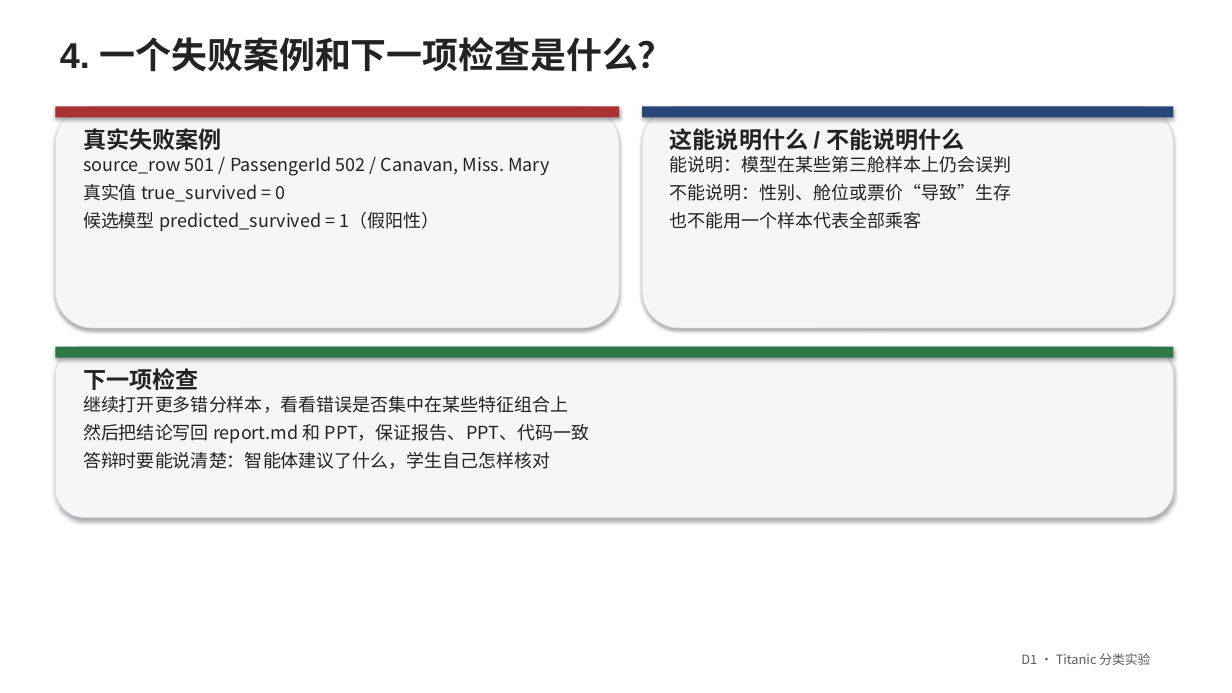
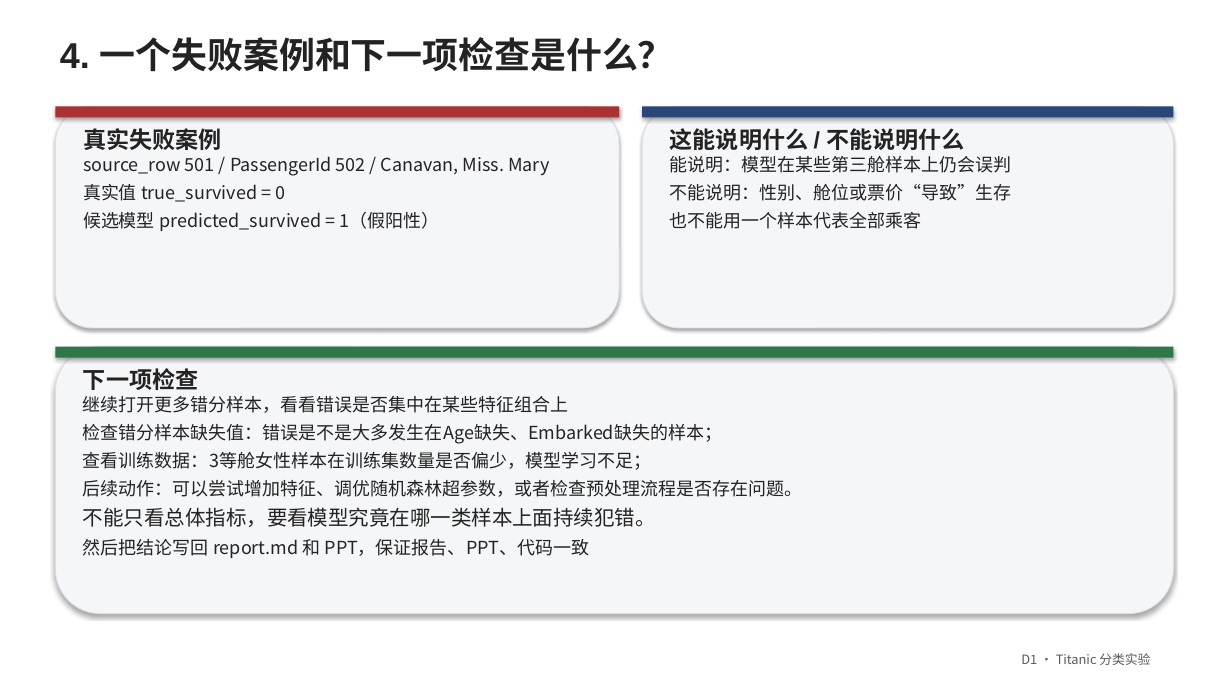
Before and after one commit to zyk128/ai-camp-2026-d1--zhuyukeU202412502, a slide deck: slide 5 of presentation-5q.pptx. Drawn at 1232x693 pixels with LibreOffice and Linux fonts; fonts in the diff are those of the drawing. Boxes give left, top, right and bottom in pixels: in the first picture for what was removed or moved away, otherwise in the second. Text is boxed around its words. In the diff, an @@ line names an element or a change of style, - is before the commit and + after.

```diff
--- a/presentation-5q.pptx
+++ b/presentation-5q.pptx
@@ rounded rectangle resized from (x1=55, y1=347, x2=1174, y2=518) to (x1=55, y1=347, x2=1174, y2=614) @@
@@ text at (x1=83, y1=424, x2=803, y2=527): paragraphs added @@
+检查错分样本缺失值：错误是不是大多发生在Age缺失、Embarked缺失的样本；
+查看训练数据：3等舱女性样本在训练集数量是否偏少，模型学习不足；
+后续动作：可以尝试增加特征、调优随机森林超参数，或者检查预处理流程是否存在问题。
+不能只看总体指标，要看模型究竟在哪一类样本上面持续犯错。
@@ text at (x1=83, y1=452, x2=551, y2=469): paragraph removed @@
-答辩时要能说清楚：智能体建议了什么，学生自己怎样核对
```
Also in this commit, not shown: 1 other slide changed.
